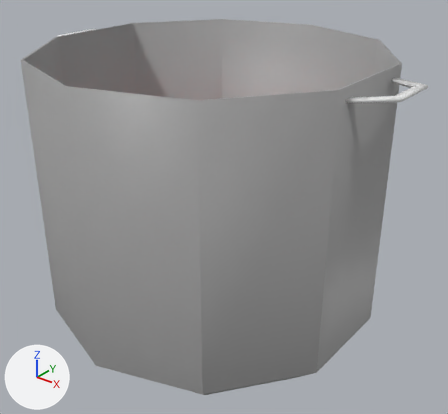
What one commit did to the Blender file models/cookware/stock_pot.blend.
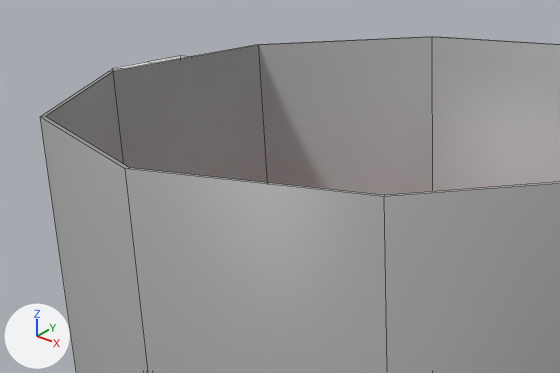
The first picture shows the older version from a camera (50 mm lens) standing at (0.316, -0.381, 0.341) and looking at (0.011, 0.0, 0.106). The close-ups show both versions on the part from 0% to 64% of the width and 0% to 46% of the height of that picture. Lighting does not change. The marker at lower left points along +X, +Y and +Z. The close-ups show mesh edges as thin lines.

Before the edit, the objects in view are built like this:
```python
me_circle = bpy.data.meshes.new('Circle')
me_circle.from_pydata(...)  # 18 vertices, 12 faces; spans x -0.138..0.0, y -0.145..0.145, z 0.0..0.24
me_circle.polygons.foreach_set('use_smooth', [True] * 12)
me_circle.materials.append(mat_metal)  # grey #9c9c9c
ob_pot = bpy.data.objects.new('Pot', me_circle)
ob_pot.location = (0.0, 0.0, 0.0)
_m = ob_pot.modifiers.new('Mirror', 'MIRROR')
_m.use_clip = True
_m = ob_pot.modifiers.new('Solidify', 'SOLIDIFY')
_m.thickness = 0.002
```
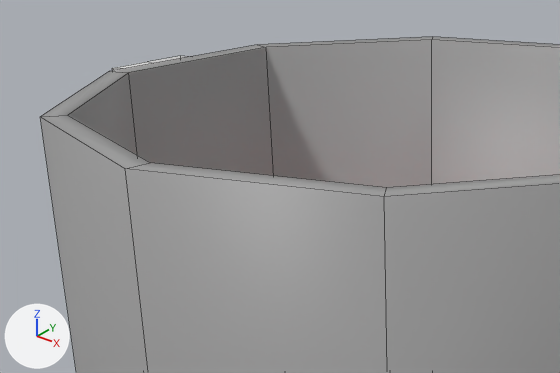
What differs and where, as boxes (x1, y1, x2, y2) in the close-ups (560 x 373 px):
'Pot', modifiers changed
    both: (40, 37, 560, 373)

Edits to the bpy script that builds the scene:
```text
Change ob_pot:
    where _m = ob_pot.modifiers.new('Solidify', 'SOLIDIFY')
    remove _m.thickness = 0.002
```
